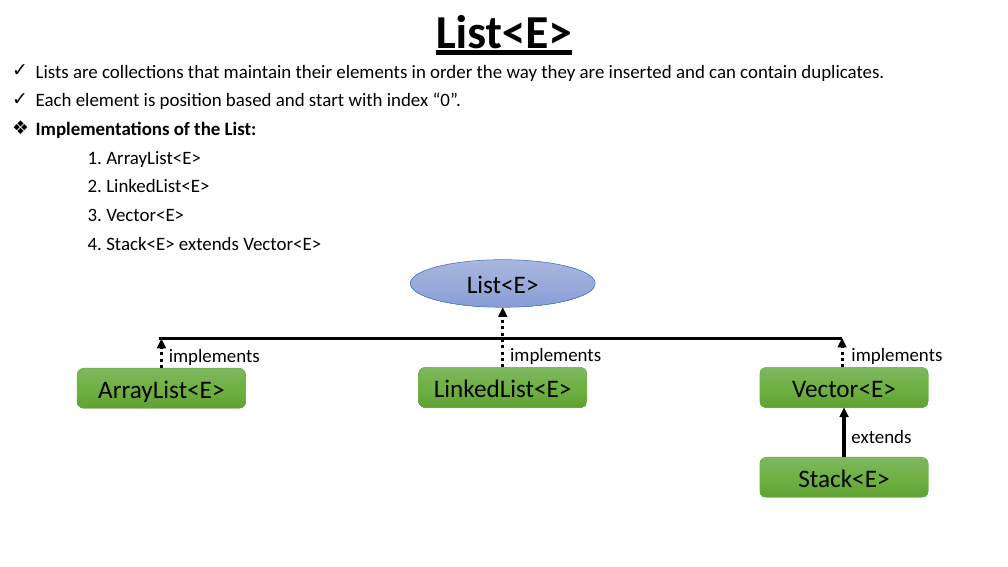
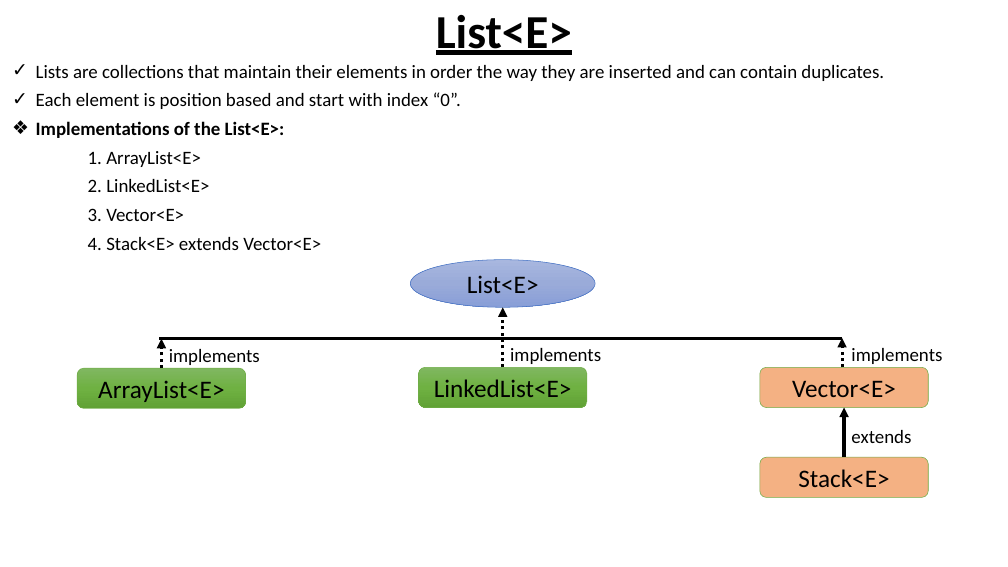
Before and after one commit to the-dev-pal/knowledge-rewards, a slide deck: slide 5 of src/Java/Collections/Collections.pptx. Drawn at 1008x567 pixels with LibreOffice and Linux fonts; fonts in the diff are those of the drawing. Boxes give left, top, right and bottom in pixels: in the first picture for what was removed or moved away, otherwise in the second. Text is boxed around its words. In the diff, an @@ line names an element or a change of style, - is before the commit and + after.

```diff
--- a/src/Java/Collections/Collections.pptx
+++ b/src/Java/Collections/Collections.pptx
@@ text at (x1=36, y1=121, x2=285, y2=138): text changed @@
-❖ Implementations of the List:
+❖ Implementations of the List<E>:
@@ rounded rectangle "Vector<E>" at (x1=760, y1=368, x2=929, y2=408): fill gradient #81B861 to #6FB242 to #62A336 to #F4B183 @@
@@ rounded rectangle "Stack<E>" at (x1=760, y1=457, x2=929, y2=498): fill gradient #81B861 to #6FB242 to #62A336 to #F4B183 @@
```
Also in this commit, not shown: 4 other slides changed, 5 slides added, 7 other files.
